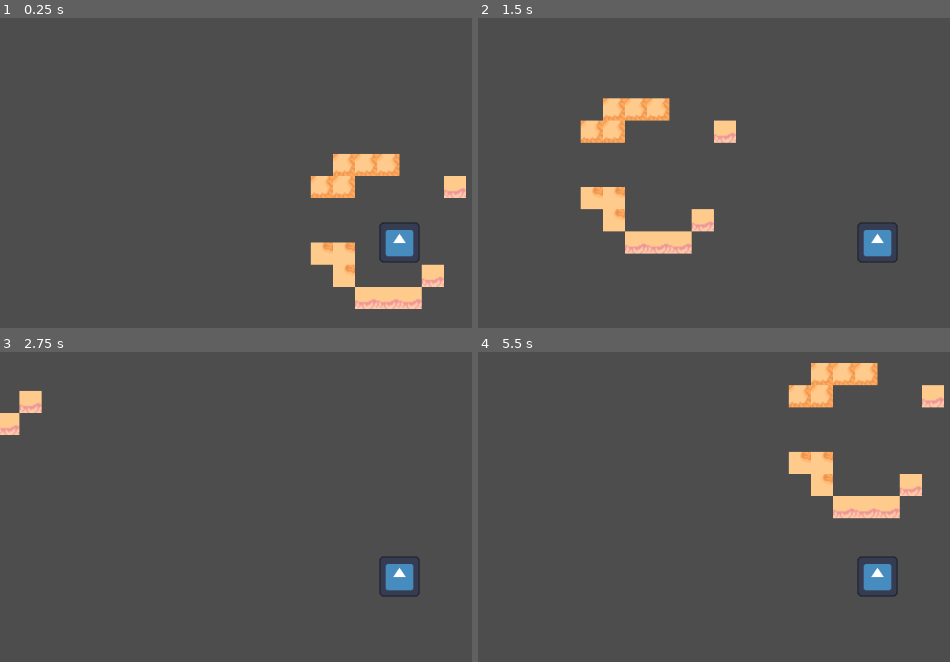
Above: before the commit, frames 1-4 (two rows, left to right).
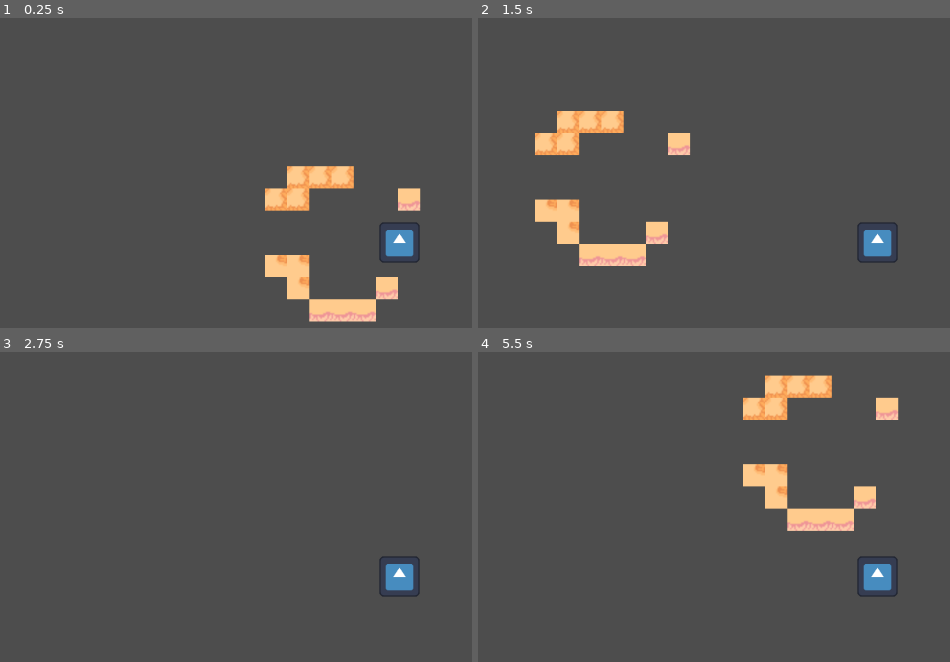
Above: after the commit, the same moments.

Repository: Vilkiy/Debt-Survivors
Game: Godot game, scene res://Assets/Scenes/Areas/Area_1.tscn
The game is run twice, just before and just after one commit, with the same random seed, the same clock (stepped at 60 frames per second) and the same inputs. The engine's default icon, where the game draws it, is replaced by a stand-in: a white triangle on a blue panel in a dark square.
Inputs:
- Up to frame 1 (0.25 s): no input
- Up to frame 2 (1.5 s): tap Enter at 0.5 s; hold D (move_right) 0.53-1.28 s; hold S (move_down) from 1.28 s (still down)
- Up to frame 3 (2.75 s): release S (move_down) at 2.03 s; hold D (move_right) from 2.03 s (still down)
- Up to frame 4 (5.5 s): release D (move_right) at 2.78 s; hold W (move_up) 2.78-3.53 s; hold A (move_left) 3.53-5.03 s; hold S (move_down) from 5.03 s (still down)

The runs differ from the first frame. In frame 1, 7.7% of the frame differs, in the area x 56-99%, y 43-99%; in frame 2, 7.7%; in frame 3, 0.6%; in frame 4, 7.8%, in the area x 56-99%, y 3-58%.

Commit message:
git test

Diff:
--- a/Assets/Scenes/Areas/Area_1.tscn
+++ b/Assets/Scenes/Areas/Area_1.tscn
@@ -476,4 +476,5 @@
 layer_0/tile_data = PackedInt32Array(65532, 327680, 2, 65533, 327680, 2, 131069, 327680, 2, -131076, 458752, 3, -131075, 458752, 3, -196611, 458752, 3, -196610, 458752, 3, -196609, 458752, 3, 65537, 786432, 2, 131072, 786432, 2, 196607, 786432, 2, 196606, 786432, 2, -196606, 786432, 2)
 
 [node name="CharacterBody2D" parent="." unique_id=303781923 instance=ExtResource("2_5mka6")]
+position = Vector2(33, -9)
 script = ExtResource("3_oqn7b")
